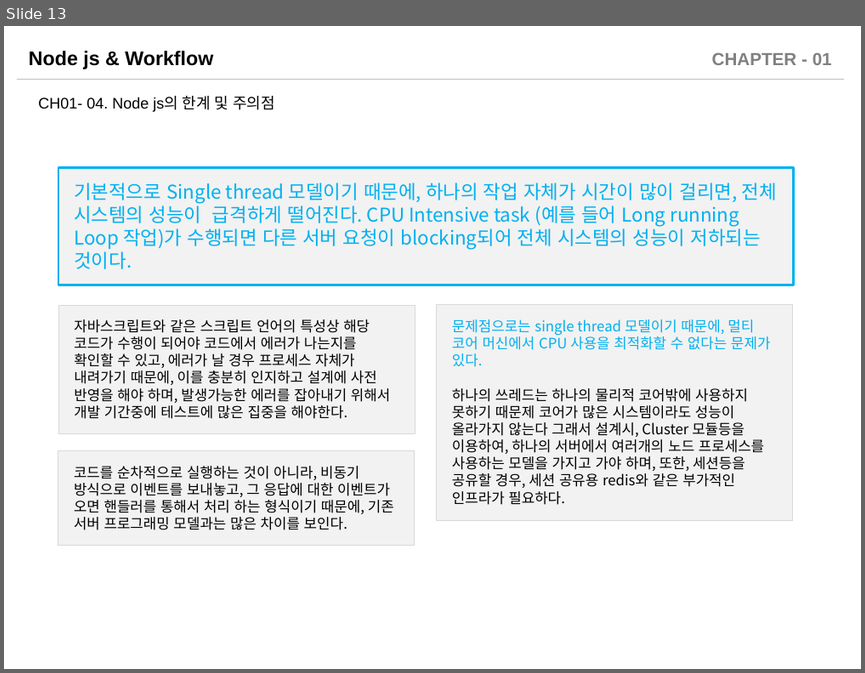
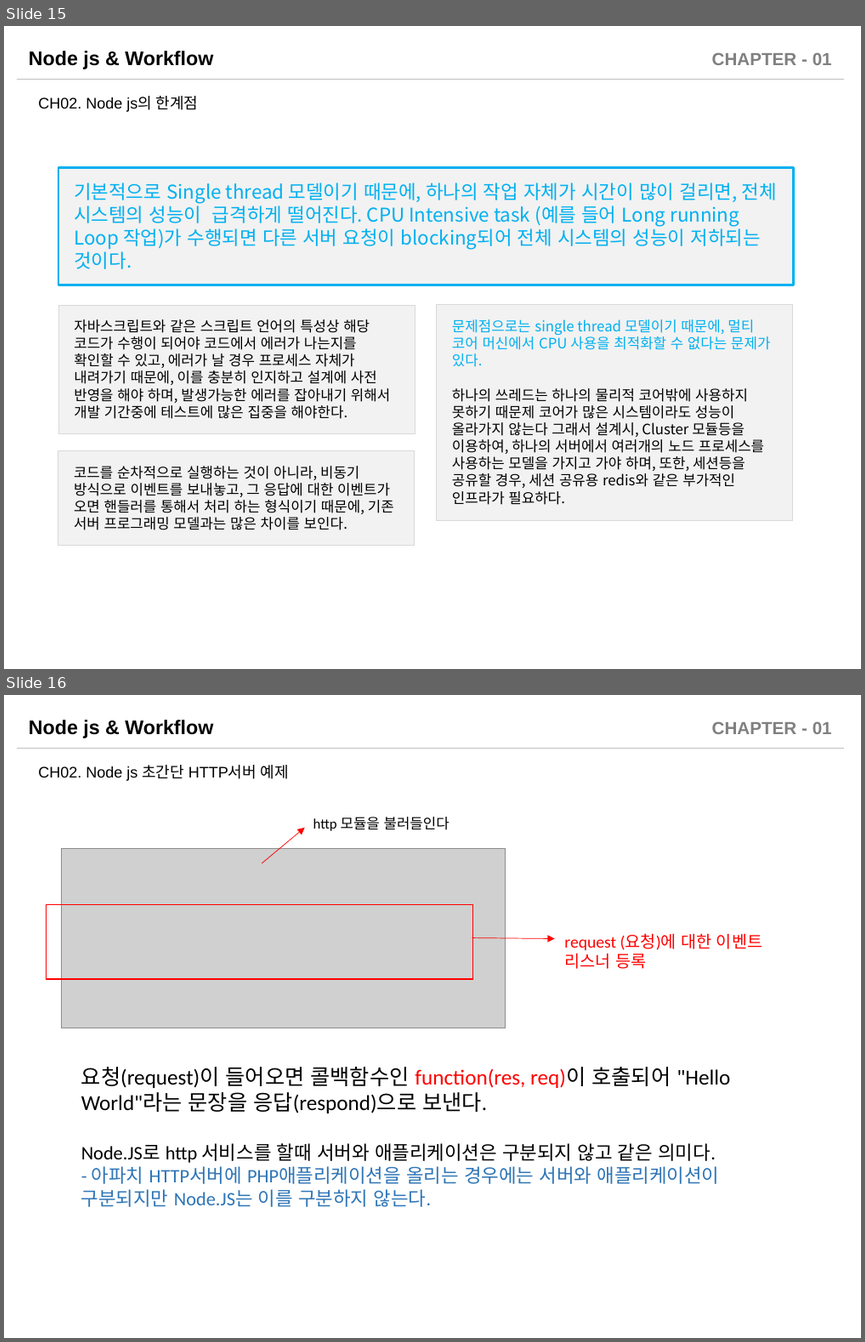
Before and after one commit to sabin21/NodeJS_Workflow_Study, a slide deck: CH01_Nodejs_Intro.pptx. Shown one above the other, each under a label of ours: slide 13 before the commit, slides 15 and 16 after it. The pictures are 865x673 and 865x1342 pixels, drawn with LibreOffice and Linux fonts; fonts in the diff are those of the drawing; grey boxes stand for pictures. Boxes give left, top, right and bottom in pixels: in the first picture for what was removed or moved away, otherwise in the second. Text is boxed around its words. In the diff, an @@ line names an element or a change of style, - is before the commit and + after.

Commit message:
Node.JS 기초 설명문서 수정,예제파일 추가

```diff
--- a/CH01_Nodejs_Intro.pptx
+++ b/CH01_Nodejs_Intro.pptx
@@ slide 16 added at (4, 695, 861, 1338), background #FFFFFF; not listed: 3 template elements that a slide beside it also shows @@
@@ text added at (38, 765, 289, 781), 12.9 pt, text #000000 @@
+CH02. Node js 초간단 HTTP서버 예제
@@ text added at (313, 817, 449, 831), 12 pt, text #000000 @@
+http 모듈을 불러들인다
@@ arrow added from (262, 863) to (305, 828), #FF0000 0.5 pt @@
@@ picture added at (62, 848, 506, 1027) @@
@@ rectangle added at (46, 904, 472, 979), outline #FF0000 1 pt @@
@@ arrow added from (472, 937) to (555, 938), #FF0000 0.5 pt @@
@@ text added at (564, 933, 762, 969), 14 pt, text #FF0000 @@
+request (요청)에 대한 이벤트 리스너 등록
@@ text added at (81, 1066, 730, 1207), 16 pt, text #000000 @@
+요청(request)이 들어오면 콜백함수인 function(res, req)이 호출되어 "Hello World"라는 문장을 응답(respond)으로 보낸다.
+Node.JS로 http 서비스를 할때 서버와 애플리케이션은 구분되지 않고 같은 의미다.
+- 아파치 HTTP서버에 PHP애플리케이션을 올리는 경우에는 서버와 애플리케이션이 구분되지만 Node.JS는 이를 구분하지 않는다.
@@ what was slide 13 is now slide 15 @@
@@ slide 15 changed as well @@
@@ text at (38, 96, 199, 112): text changed @@
-CH01- 04. Node js의 한계 및 주의점
+CH02. Node js의 한계점
```
Also in this commit, not shown: 14 other slides changed, 7 other slides added, 3 other files.
